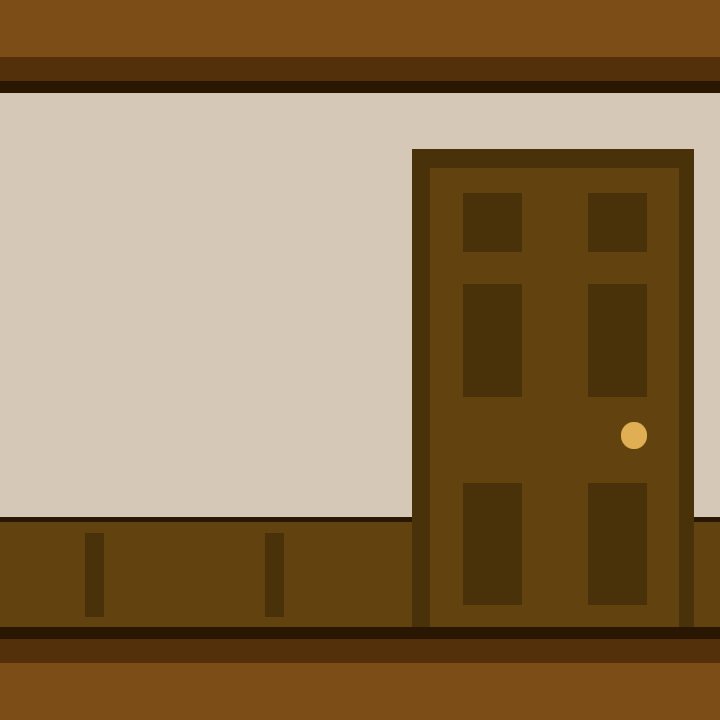
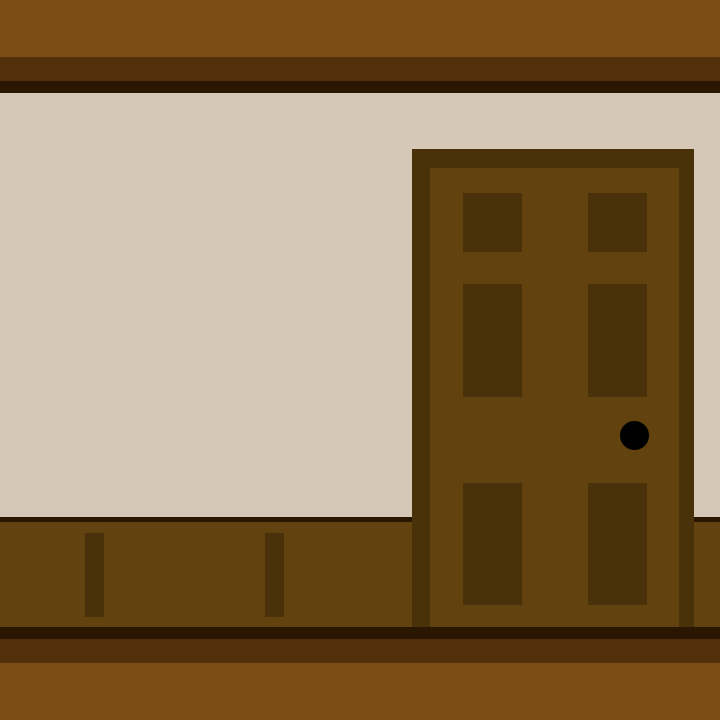
Comparing the layer stacks of the two 720×720 images. Changes:
added layer "Lines Rough" above "Background copy" over [620, 421, 649, 450]
